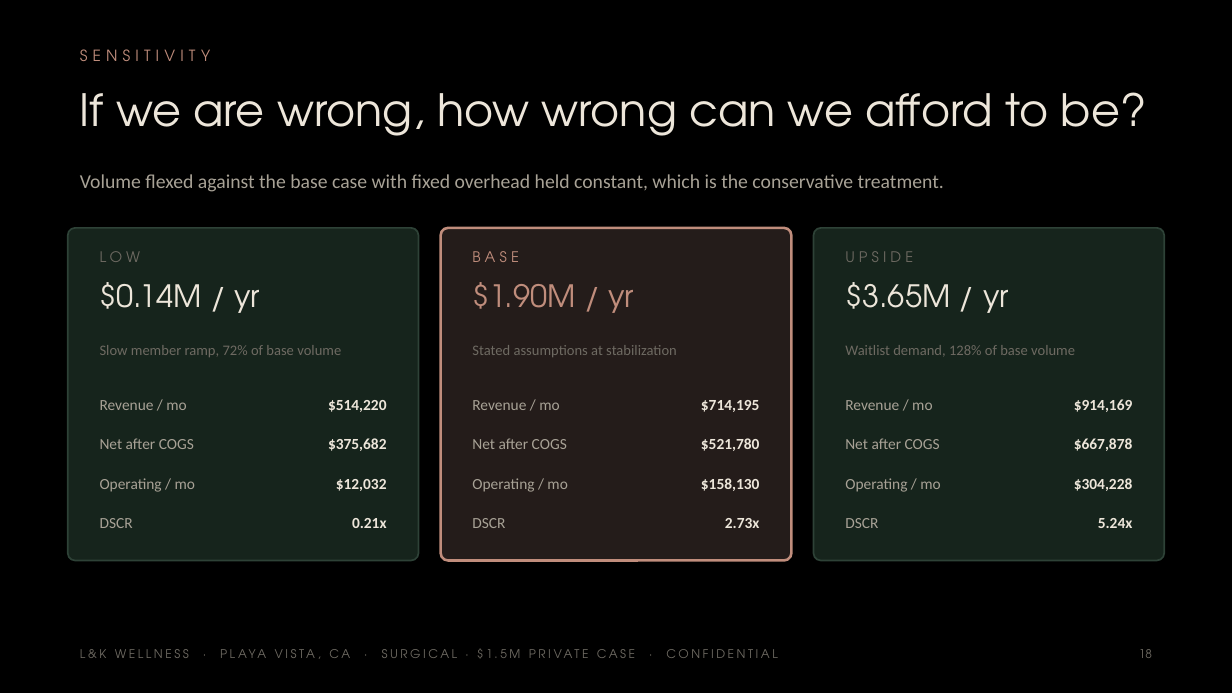
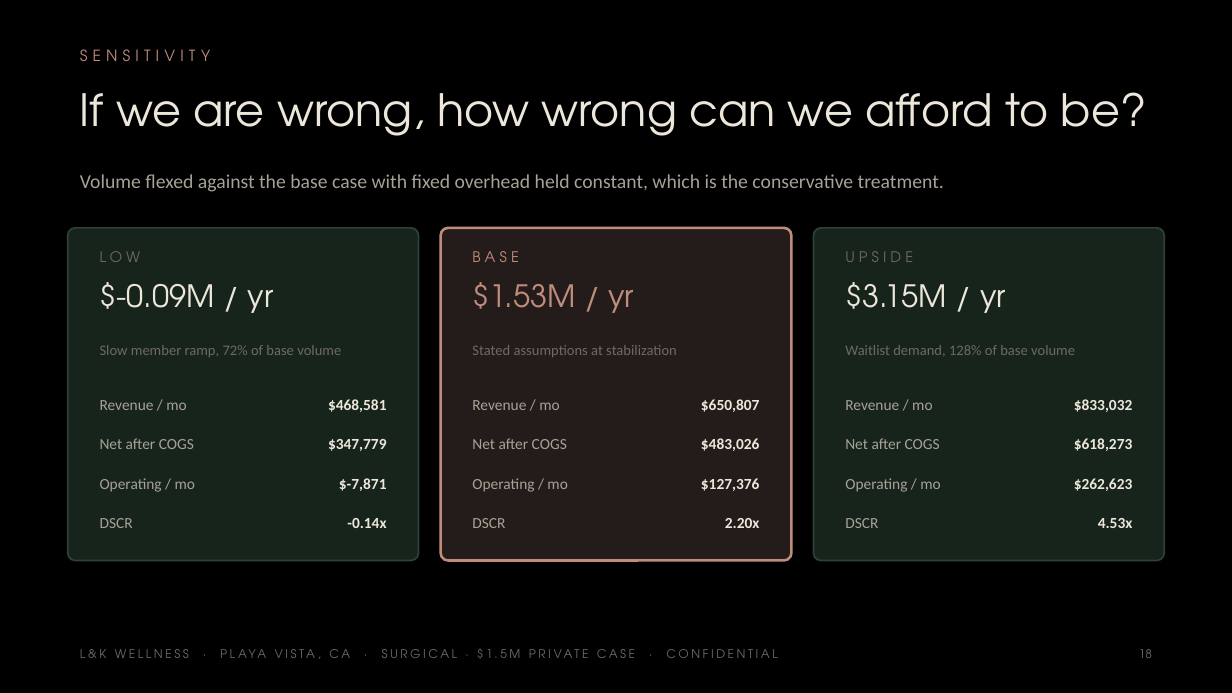
Before and after one commit to apexalpha811/2mil_surgical, a slide deck: slide 18 of 1.5mil_surgical.pptx. Drawn at 1232x693 pixels with LibreOffice and Linux fonts; fonts in the diff are those of the drawing. Boxes give left, top, right and bottom in pixels: in the first picture for what was removed or moved away, otherwise in the second. Text is boxed around its words. In the diff, an @@ line names an element or a change of style, - is before the commit and + after.

```diff
--- a/1.5mil_surgical.pptx
+++ b/1.5mil_surgical.pptx
@@ text at bbox=[100, 282, 274, 313]: text changed @@
-$0.14M / yr
+$-0.09M / yr
@@ text at bbox=[472, 282, 634, 313]: text changed @@
-$1.90M / yr
+$1.53M / yr
@@ text at bbox=[845, 282, 1006, 313]: text changed @@
-$3.65M / yr
+$3.15M / yr
@@ text at bbox=[328, 399, 387, 412]: text changed @@
-$514,220
+$468,581
@@ text at bbox=[701, 399, 760, 412]: text changed @@
-$714,195
+$650,807
@@ text at bbox=[1074, 399, 1133, 412]: text changed @@
-$914,169
+$833,032
@@ text at bbox=[328, 439, 387, 451]: text changed @@
-$375,682
+$347,779
@@ text at bbox=[701, 438, 760, 451]: text changed @@
-$521,780
+$483,026
@@ text at bbox=[1074, 438, 1133, 451]: text changed @@
-$667,878
+$618,273
@@ text at bbox=[339, 478, 387, 491]: text changed @@
-$12,032
+$-7,871
@@ text at bbox=[701, 478, 760, 491]: text changed @@
-$158,130
+$127,376
@@ text at bbox=[1074, 478, 1133, 491]: text changed @@
-$304,228
+$262,623
@@ text at bbox=[347, 518, 386, 528]: text changed @@
-0.21x
+-0.14x
@@ text at bbox=[725, 518, 760, 528]: text changed @@
-2.73x
+2.20x
@@ text at bbox=[1098, 518, 1133, 528]: text changed @@
-5.24x
+4.53x
```
Also in this commit, not shown: 14 other slides changed, 5 other files.
